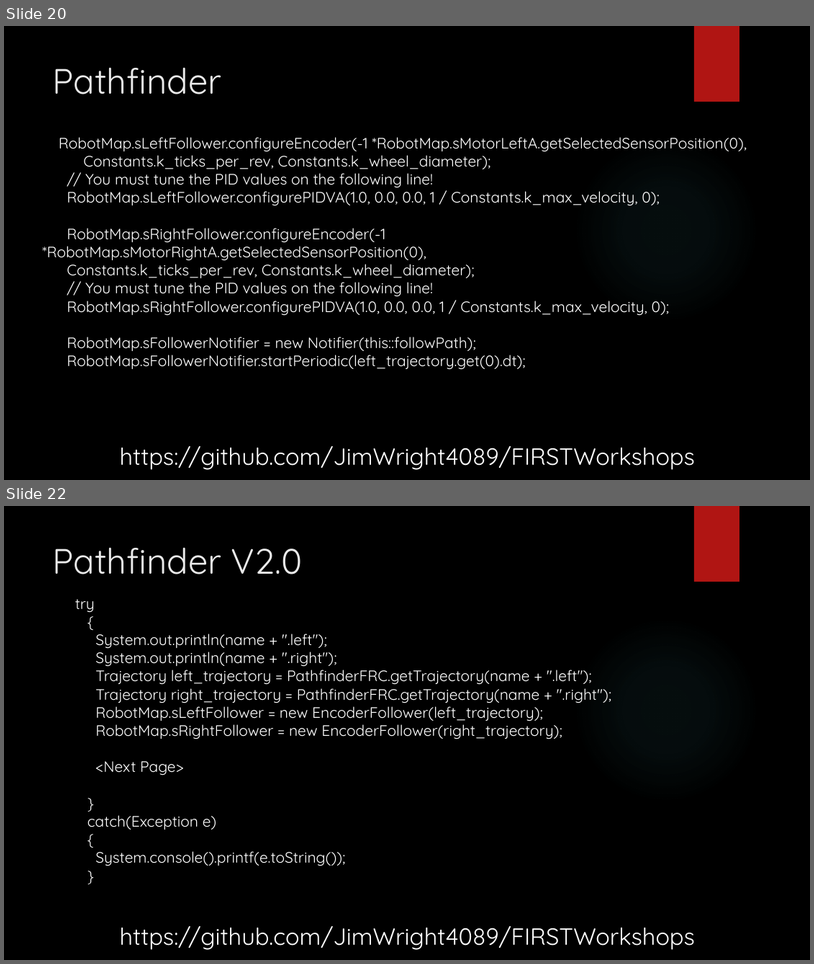
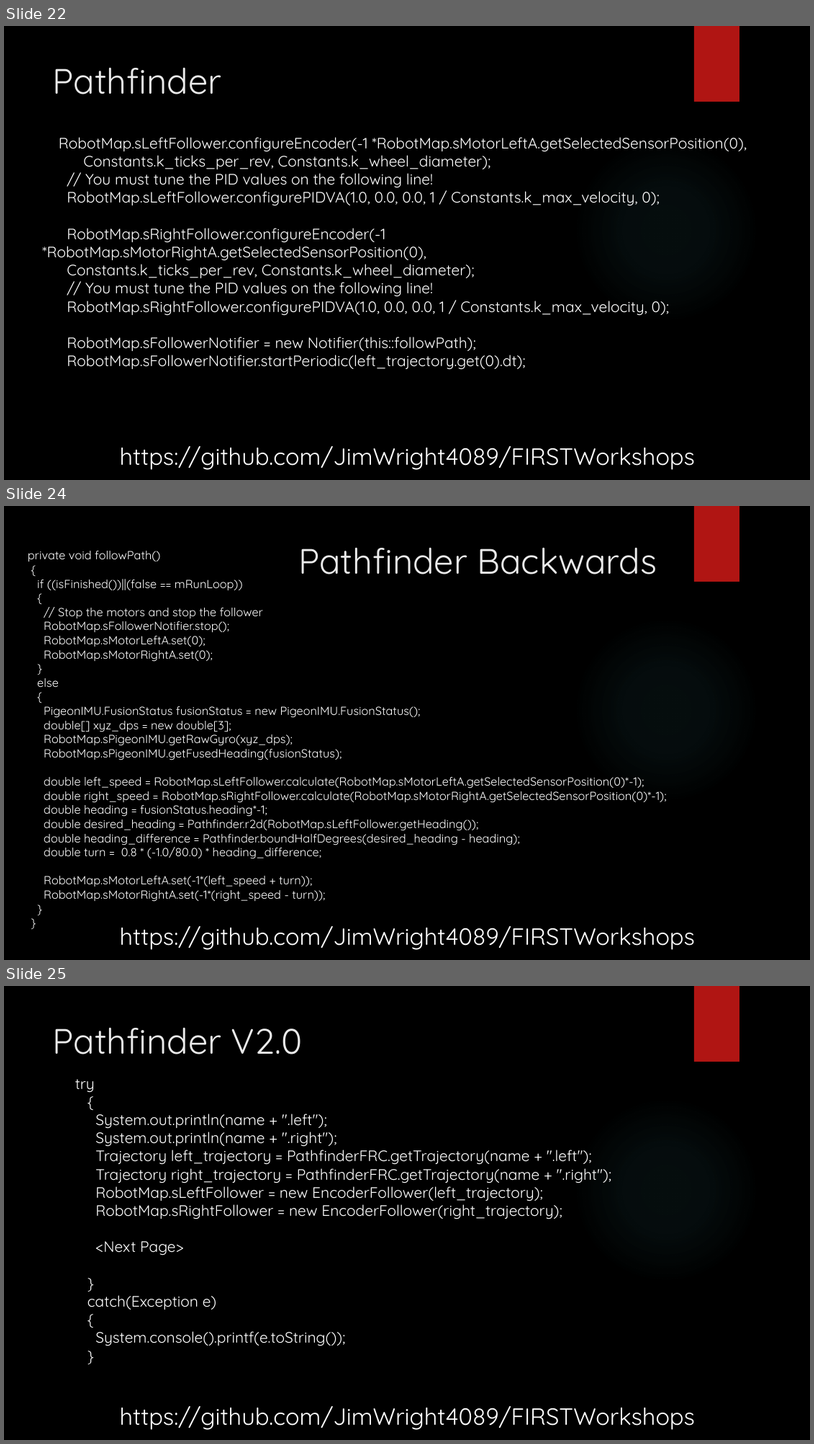
Before and after one commit to JimWright4089/FIRSTWorkshops, a slide deck: FRC/2019/Pathfinding/Pathfinding.pptx. Shown one above the other, each under a label of ours: slides 20 and 22 before the commit, slides 22, 24 and 25 after it; the slides between them are not shown. The pictures are 814x964 and 814x1444 pixels, drawn with LibreOffice and Linux fonts; fonts in the diff are those of the drawing; background and template pictures are left out. Boxes give left, top, right and bottom in pixels: in the first picture for what was removed or moved away, otherwise in the second. Text is boxed around its words. In the diff, an @@ line names an element or a change of style, - is before the commit and + after.

```diff
--- a/FRC/2019/Pathfinding/Pathfinding.pptx
+++ b/FRC/2019/Pathfinding/Pathfinding.pptx
@@ slide 24 added at <box>4,506,810,960</box>, background picture (left out); not listed: 2 template elements that a slide beside it also shows @@
@@ title added at <box>298,547,657,574</box>, 42 pt, text #EBEBEB @@
+Pathfinder Backwards
@@ text added at <box>28,551,667,901</box>, 14 pt, text #FFFFFF @@
+private void followPath()
+{
+if ((isFinished())||(false == mRunLoop))
+{
+// Stop the motors and stop the follower
+RobotMap.sFollowerNotifier.stop();
+RobotMap.sMotorLeftA.set(0);
+RobotMap.sMotorRightA.set(0);
+}
+else
+{
+PigeonIMU.FusionStatus fusionStatus = new PigeonIMU.FusionStatus();
+double[] xyz_dps = new double[3];
+RobotMap.sPigeonIMU.getRawGyro(xyz_dps);
+RobotMap.sPigeonIMU.getFusedHeading(fusionStatus);
+double left_speed = RobotMap.sLeftFollower.calculate(RobotMap.sMotorLeftA.getSelectedSensorPosition(0)*-1);
+double right_speed = RobotMap.sRightFollower.calculate(RobotMap.sMotorRightA.getSelectedSensorPosition(0)*-1);
+double heading = fusionStatus.heading*-1;
+double desired_heading = Pathfinder.r2d(RobotMap.sLeftFollower.getHeading());
+double heading_difference = Pathfinder.boundHalfDegrees(desired_heading - heading);
+double turn = 0.8 * (-1.0/80.0) * heading_difference;
+RobotMap.sMotorLeftA.set(-1*(left_speed + turn));
+RobotMap.sMotorRightA.set(-1*(right_speed - turn));
+}
+}
@@ text added at <box>120,926,695,950</box>, 28 pt, text #FFFFFF @@
+https://github.com/JimWright4089/FIRSTWorkshops
@@ what was slide 20 is now slide 22 @@
@@ what was slide 22 is now slide 25 @@
```
Also in this commit, not shown: 1 slide changed, 2 other slides added.
